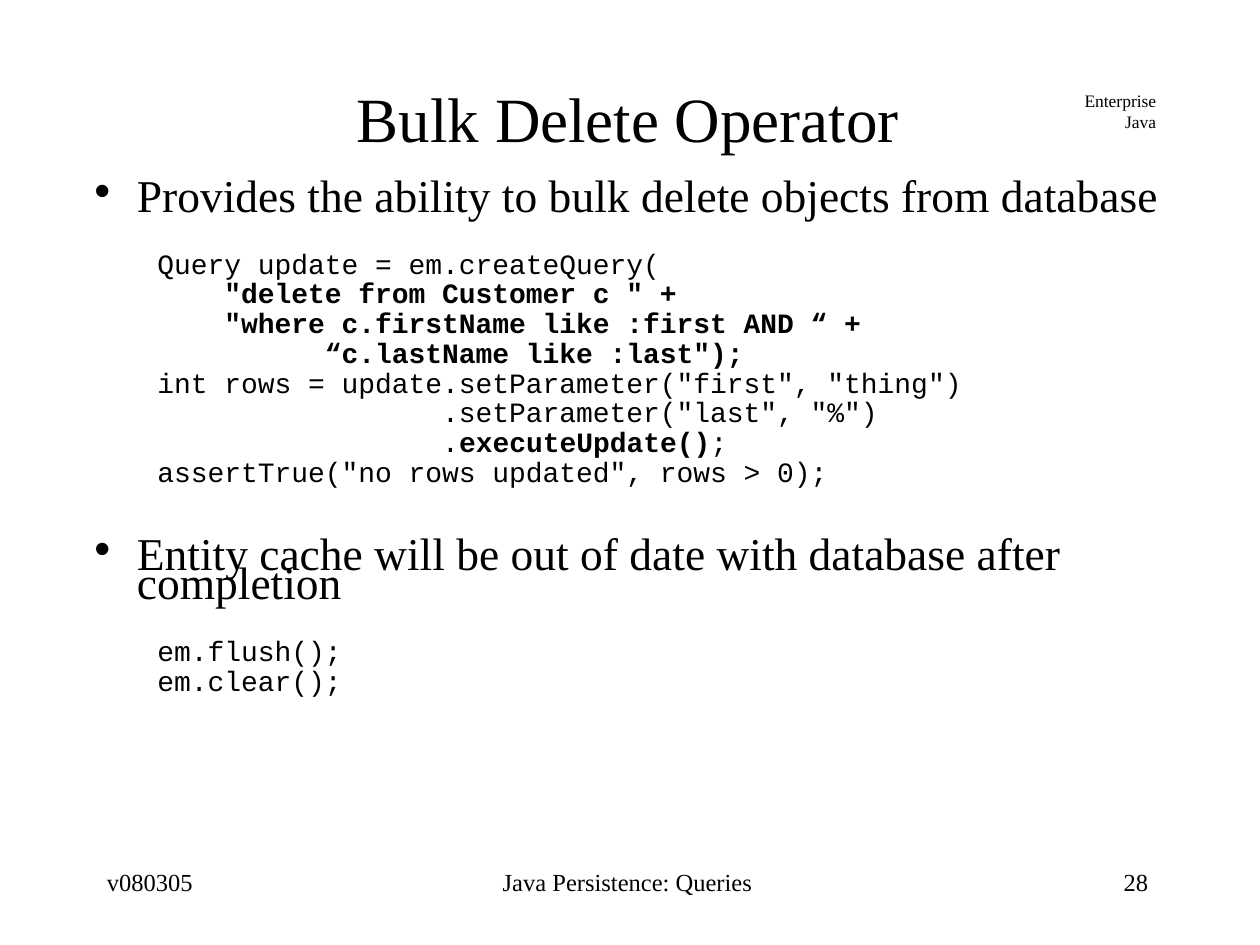
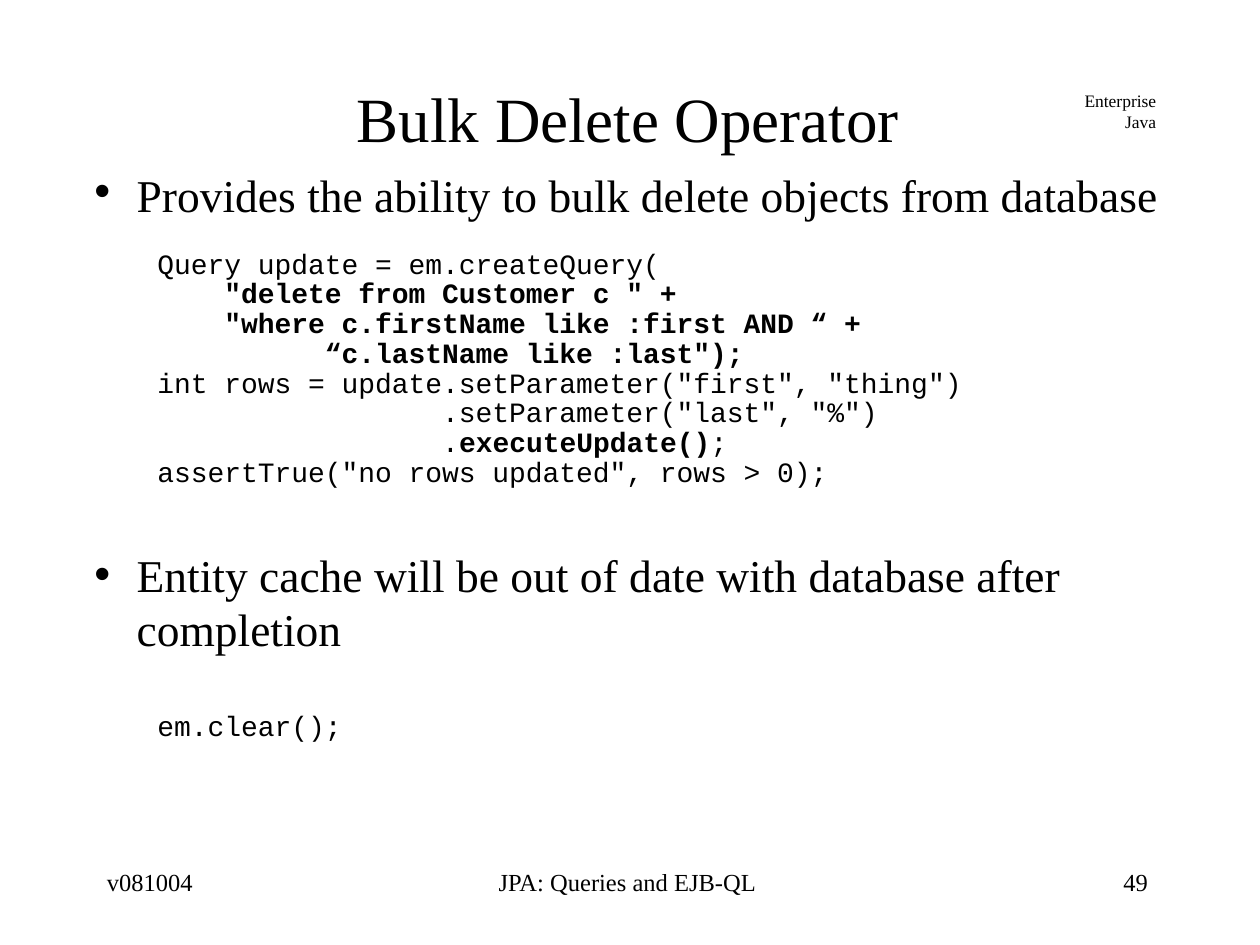
Before and after one commit to jcstaff/ejava-javaee, a slide deck: slide 49 of ormEJBQL/src/site/resources/lectures/ormEJBQL.ppt (slide 28 before the commit). Drawn at 1260x945 pixels with LibreOffice and Linux fonts; fonts in the diff are those of the drawing. Boxes give left, top, right and bottom in pixels: in the first picture for what was removed or moved away, otherwise in the second. Text is boxed around its words. In the diff, an @@ line names an element or a change of style, - is before the commit and + after.

```diff
--- a/ormEJBQL/src/site/resources/lectures/ormEJBQL.ppt
+++ b/ormEJBQL/src/site/resources/lectures/ormEJBQL.ppt
@@ text at bbox=[137, 560, 1059, 655]: line spacing 0.54 to 1 @@
@@ text at bbox=[157, 641, 341, 667]: paragraph removed @@
-  em.flush();
@@ text at bbox=[107, 874, 193, 892]: text changed @@
-v080305
+v081004
@@ text at bbox=[499, 874, 756, 895]: text changed @@
-Java Persistence: Queries
+JPA: Queries and EJB-QL
@@ page number at bbox=[1123, 874, 1148, 892]: text changed @@
-28
+49
```
Also in this commit, not shown: 32 other slides changed, 21 slides added, 6 other files.
